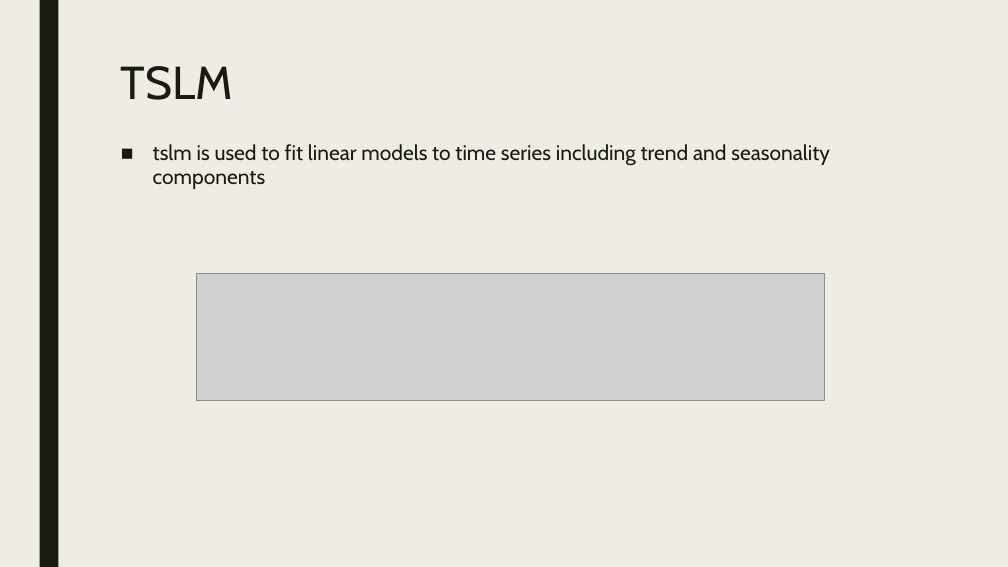
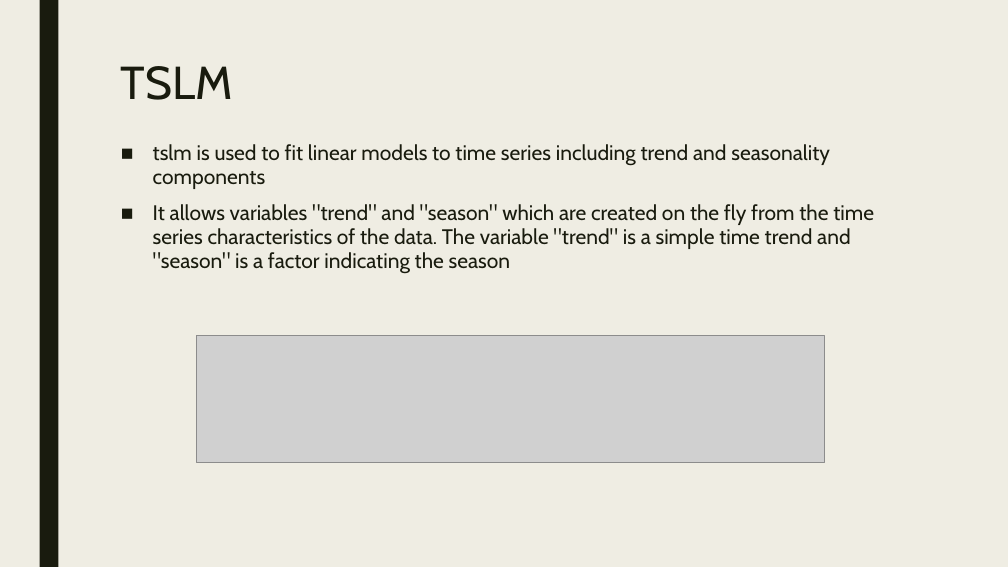
Before and after one commit to nycdatasci/bootcamp005_project, a slide deck: slide 10 of Project5-Capstone/Walmart/Walmart.pptx. Drawn at 1008x567 pixels with LibreOffice and Linux fonts; fonts in the diff are those of the drawing; grey boxes stand for pictures. Boxes give left, top, right and bottom in pixels: in the first picture for what was removed or moved away, otherwise in the second. Text is boxed around its words. In the diff, an @@ line names an element or a change of style, - is before the commit and + after.

Commit message:
presentation

```diff
--- a/Project5-Capstone/Walmart/Walmart.pptx
+++ b/Project5-Capstone/Walmart/Walmart.pptx
@@ text at [153,204,874,274]: paragraph added @@
+■ It allows variables "trend" and "season" which are created on the fly from the time series characteristics of the data. The variable "trend" is a simple time trend and "season" is a factor indicating the season
@@ picture: place and size @@
-picture at [197,274,825,401]
+picture at [197,336,825,463]
```
Also in this commit, not shown: 2 other slides changed.
